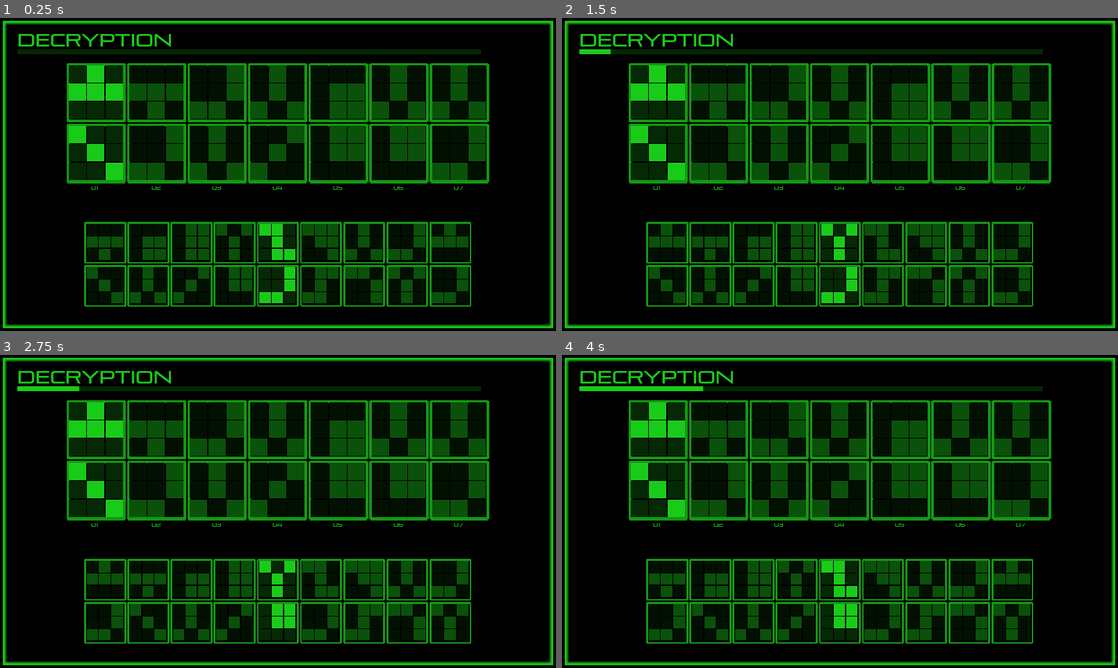
Above: before the commit, frames 1-4 (two rows, left to right).
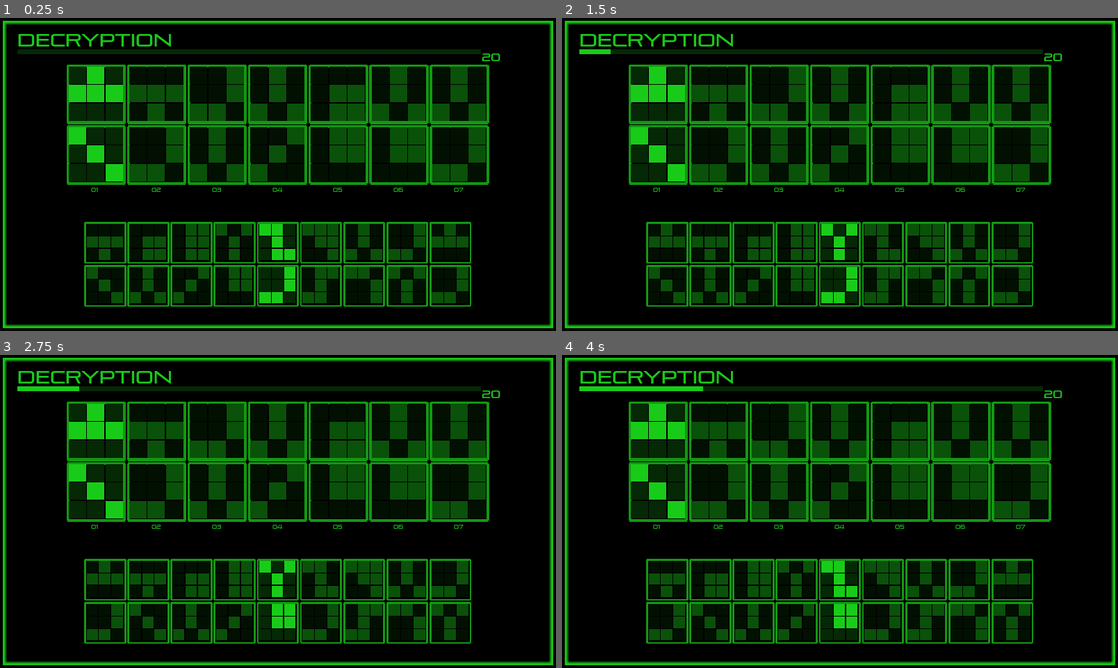
Above: after the commit, the same moments.

Repository: abarichello/gamine
Game: Godot game, scene res://scenes/Main.tscn
The game is run twice, just before and just after one commit, with the same random seed, the same clock (stepped at 60 frames per second) and the same inputs.
Inputs:
- Up to frame 1 (0.25 s): no input
- Up to frame 2 (1.5 s): tap Enter (ui_accept) at 0.5, 0.77, 1.25 s; hold Right (ui_right) 0.53-1.28 s; hold Down (ui_down) from 1.28 s (still down)
- Up to frame 3 (2.75 s): tap Enter (ui_accept) at 1.52, 2 s; release Down (ui_down) at 2.03 s; hold Right (ui_right) from 2.03 s (still down)
- Up to frame 4 (4 s): tap Enter (ui_accept) at 2.75, 3.02, 3.5, 3.77 s; release Right (ui_right) at 2.78 s; hold Up (ui_up) 2.78-3.53 s; hold Left (ui_left) from 3.53 s (still down)

The runs differ from the first frame. In frame 1, 3.9% of the frame differs, in the area x 12-90%, y 11-56%; in frame 2, 3.9%; in frame 3, 3.9%; in frame 4, 3.9%.

Commit message:
Add TimeLeftText
Added TimeLeftText RichTextLabel and also reorganized progress visuals

Diff:
--- a/game/scenes/Game.tscn
+++ b/game/scenes/Game.tscn
@@ -83,6 +83,14 @@
 anti_aliasing = true
 anti_aliasing_size = 1
 
+[sub_resource type="DynamicFont" id=5]
+
+size = 40
+use_mipmaps = false
+use_filter = false
+font_data = ExtResource( 4 )
+_sections_unfolded = [ "Extra Spacing", "Font", "Settings" ]
+
 [node name="Game" type="Control" index="0"]
 
 anchor_left = 0.0
@@ -111,9 +119,9 @@
 anchor_bottom = 0.0
 margin_left = 60.0
 margin_top = 40.0
-margin_right = 1920.0
-margin_bottom = 150.0
-rect_min_size = Vector2( 1920, 150 )
+margin_right = 1900.0
+margin_bottom = 190.0
+rect_min_size = Vector2( 1800, 150 )
 rect_pivot_offset = Vector2( 0, 0 )
 rect_clip_content = false
 mouse_filter = 1
@@ -129,7 +137,7 @@
 anchor_top = 0.0
 anchor_right = 0.0
 anchor_bottom = 0.0
-margin_right = 1920.0
+margin_right = 1840.0
 margin_bottom = 65.0
 rect_pivot_offset = Vector2( 0, 0 )
 rect_clip_content = false
@@ -169,15 +177,34 @@
 override_selected_font_color = false
 _sections_unfolded = [ "Anchor", "BBCode", "Focus", "Grow Direction", "Hint", "Margin", "Material", "Mouse", "Pause", "Rect", "Size Flags", "Theme", "Visibility", "custom_colors", "custom_constants", "custom_fonts", "custom_styles" ]
 
-[node name="ProgressBar" type="ProgressBar" parent="1" index="1"]
+[node name="Progress" type="HBoxContainer" parent="1" index="1"]
 
 anchor_left = 0.0
 anchor_top = 0.0
 anchor_right = 0.0
 anchor_bottom = 0.0
 margin_top = 69.0
+margin_right = 1840.0
+margin_bottom = 119.0
+rect_min_size = Vector2( 1840, 50 )
+rect_pivot_offset = Vector2( 0, 0 )
+rect_clip_content = false
+mouse_filter = 1
+mouse_default_cursor_shape = 0
+size_flags_horizontal = 4
+size_flags_vertical = 1
+alignment = 0
+_sections_unfolded = [ "Anchor", "Focus", "Grow Direction", "Hint", "Margin", "Material", "Mouse", "Pause", "Rect", "Size Flags", "Theme", "Visibility", "custom_constants" ]
+
+[node name="ProgressBar" type="ProgressBar" parent="1/Progress" index="0"]
+
+anchor_left = 0.0
+anchor_top = 0.5
+anchor_right = 0.0
+anchor_bottom = 0.5
+margin_top = -8.0
 margin_right = 1600.0
-margin_bottom = 85.0
+margin_bottom = 8.0
 rect_min_size = Vector2( 1600, 16 )
 rect_pivot_offset = Vector2( 800, 8 )
 rect_clip_content = false
@@ -197,13 +224,44 @@
 percent_visible = false
 _sections_unfolded = [ "Anchor", "Focus", "Grow Direction", "Hint", "Margin", "Material", "Mouse", "Pause", "Percent", "Rect", "Size Flags", "Theme", "Visibility", "custom_colors", "custom_fonts", "custom_styles" ]
 
+[node name="TimeLeftText" type="RichTextLabel" parent="1/Progress" index="1"]
+
+anchor_left = 1.0
+anchor_top = 0.5
+anchor_right = 1.0
+anchor_bottom = 0.5
+margin_left = -80.0
+margin_top = -25.0
+margin_bottom = 25.0
+rect_min_size = Vector2( 80, 50 )
+rect_pivot_offset = Vector2( 0, 0 )
+rect_clip_content = true
+mouse_filter = 0
+mouse_default_cursor_shape = 0
+size_flags_horizontal = 4
+size_flags_vertical = 4
+custom_fonts/normal_font = SubResource( 5 )
+bbcode_enabled = false
+bbcode_text = ""
+visible_characters = -1
+percent_visible = 1.0
+meta_underlined = false
+tab_size = 4
+text = "20"
+scroll_active = false
+scroll_following = false
+selection_enabled = false
+override_selected_font_color = false
+_sections_unfolded = [ "Anchor", "BBCode", "Focus", "Grow Direction", "Hint", "Margin", "Material", "Mouse", "Pause", "Rect", "Size Flags", "Theme", "Visibility", "custom_colors", "custom_constants", "custom_fonts", "custom_styles" ]
+
 [node name="2" type="CenterContainer" parent="." index="2"]
 
-anchor_left = 0.0
-anchor_top = 0.0
-anchor_right = 0.0
-anchor_bottom = 0.0
-margin_top = 150.0
+editor/display_folded = true
+anchor_left = 0.0
+anchor_top = 0.0
+anchor_right = 0.0
+anchor_bottom = 0.0
+margin_top = 160.0
 margin_right = 1920.0
 margin_bottom = 610.0
 rect_pivot_offset = Vector2( 0, 0 )
@@ -222,9 +280,9 @@
 anchor_right = 0.0
 anchor_bottom = 0.0
 margin_left = 857.0
-margin_top = 211.0
+margin_top = 206.0
 margin_right = 1062.0
-margin_bottom = 249.0
+margin_bottom = 244.0
 rect_pivot_offset = Vector2( 0, 0 )
 rect_clip_content = false
 mouse_filter = 1
@@ -336,6 +394,7 @@
 
 [node name="3" type="CenterContainer" parent="." index="3"]
 
+editor/display_folded = true
 anchor_left = 0.0
 anchor_top = 0.0
 anchor_right = 0.0
--- a/game/scripts/Game.gd
+++ b/game/scripts/Game.gd
@@ -9,8 +9,8 @@
     setup_level_numbers()
 
 func _process(delta):
-    $"1/ProgressBar".value = float($Timeleft.time_left)
-    $"1/ProgressBar".rect_rotation = 180
+    $"1/Progress/ProgressBar".value = float($Timeleft.time_left)
+    $"1/Progress/ProgressBar".rect_rotation = 180
 
 func _input(event):
     if not $Data.dead:
Not shown: 1 places in game/scenes/Game.tscn that only renumber resources
